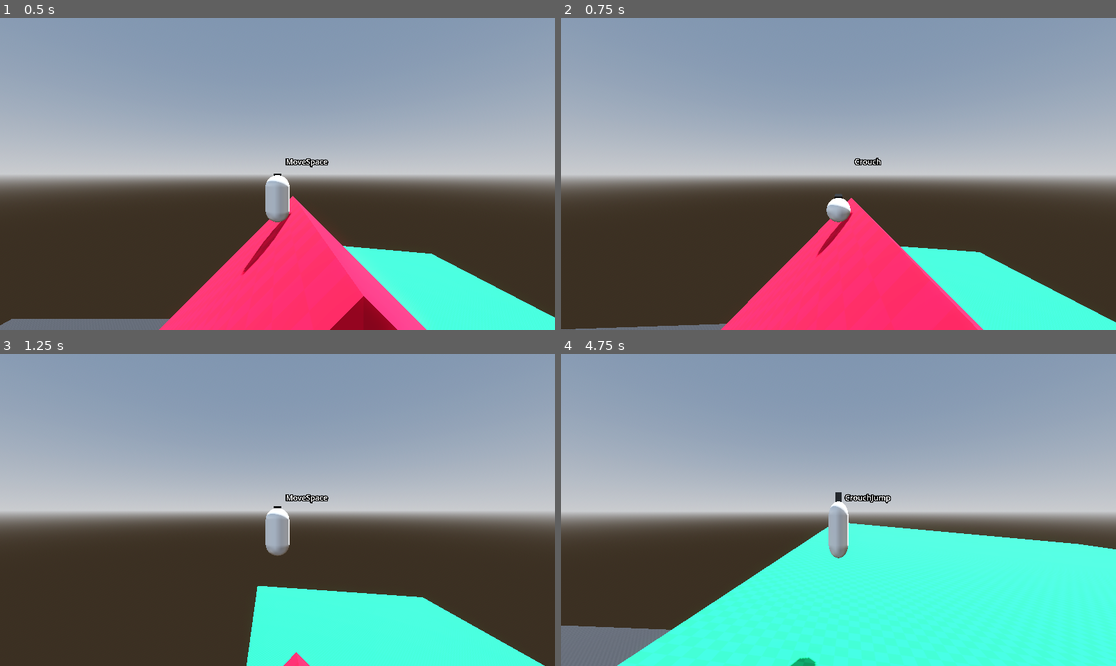
Above: before the commit, frames 1-4 (two rows, left to right).
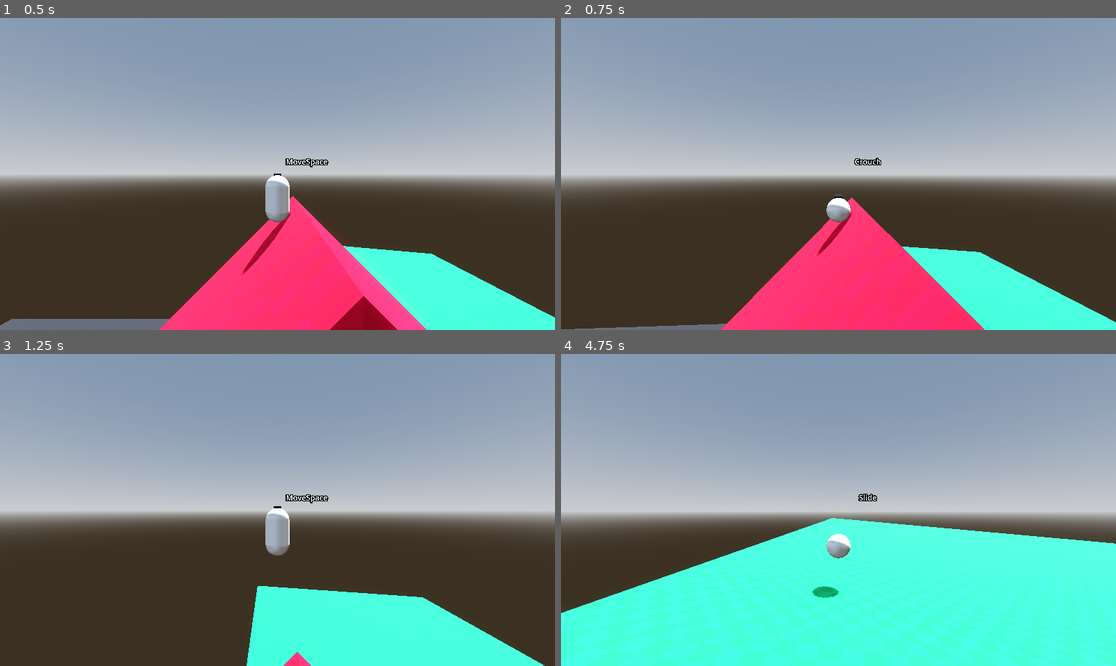
Above: after the commit, the same moments.

Repository: Gjosti/dev-sandbox
Game: Godot game, scene res://Levels/sandbox_level.tscn
The game is run twice, just before and just after one commit, with the same random seed, the same clock (stepped at 60 frames per second) and the same inputs.
Inputs (mouse positions are in pixels of both pictures, inside the frame that each line leads up to):
- Up to frame 1 (0.5 s): no input
- Up to frame 2 (0.75 s): move the mouse to (866, 174) at 0.52 s; hold W (move_forward) from 0.53 s (still down); hold Ctrl (crouch) from 0.53 s (still down); click (866, 174) at 0.67 s
- Up to frame 3 (1.25 s): keep holding W (move_forward); keep holding Ctrl (crouch); tap Space (jump) at 0.77 s
- Up to frame 4 (4.75 s): keep holding W (move_forward); move the mouse to (810, 510) at 1.27 s; release Ctrl (crouch) at 1.28 s; click (810, 510) at 1.35 s; tap Space (jump) at 1.52, 3.02, 3.77, 4.52 s; tap Ctrl (crouch) at 1.55, 3.05, 3.8, 4.55 s; move the mouse to (849, 503) at 2.02 s; hold Ctrl (crouch) 2.03-2.78 s; move the mouse to (832, 516) at 2.77 s; tap Shift (dash) at 2.85 s; click (832, 516) at 2.92 s; move the mouse to (877, 513) at 3.52 s; hold Mouse wheel down (scroll_backward) 3.53-4.28 s; move the mouse to (794, 506) at 4.27 s; tap Mouse wheel up (scroll_forward) at 4.35 s

Frame 1 is identical in both runs. In frame 2, 0.3% of the frame differs, in the area x 2-99%, y 57-100%; in frame 3, less than 0.1%; in frame 4, 8.4%, in the area x 0-100%, y 44-100%.
Error before the commit: Invalid access to property or key 'movement_speed' on a base object of type 'CharacterBody3D (Player)'. (res://Player/dash.gd:33)

Commit message:
organized/renamed som variables

Diff:
--- a/Player/player.gd
+++ b/Player/player.gd
@@ -3,7 +3,8 @@
 
 # Movement Settings
 @export_group("Movement Settings")
-@export var speed: float = 6.0
+@export var movement_speed: float = 6.0
+@export var crouch_movement_modifier: float
 @export var acceleration: float = 30
 @export var air_acceleration: float = 10.0
 @export var air_drag: float = 0.5
@@ -23,8 +24,9 @@
 # Signals
 signal velocity_current(current_velocity: Vector3) #The player node is emitting it's velocity for children nodes to use. such as crouch's slide function
 
-# State Variables
+# Variables
 var direction: Vector3 = Vector3.ZERO
+var horizontal_velocity: Vector3 = Vector3.ZERO
 
 # Node References
 @onready var player_mesh: Node3D = $RigPivot/Rig/CharacterRig/MeshInstance3D
@@ -71,31 +73,45 @@
 	if rig.is_dashing() or rig.is_sliding():
 		return
 	direction = get_camera_movement_direction()
+	horizontal_velocity = _get_horizontal_velocity()
+
 	if is_on_floor():
-		if direction != Vector3.ZERO:
-			velocity.x = move_toward(velocity.x, direction.x * speed, acceleration * delta)
-			velocity.z = move_toward(velocity.z, direction.z * speed, acceleration * delta)
-			var target_yaw = atan2(-direction.x, -direction.z)
-			rig_pivot.rotation.y = lerp_angle(rig_pivot.rotation.y, target_yaw, ground_turn_rate * delta)
-		else:
-			# Slow down to zero horizontal velocity based on friction when no movement direction input
-			velocity.z = move_toward(velocity.z, 0, ground_friction * delta)
-			velocity.x = move_toward(velocity.x, 0, ground_friction * delta)
+		horizontal_velocity = _apply_ground_movement(horizontal_velocity, delta)
 	else:
-		# Apply air drag while in air
-		velocity.x -= velocity.x * air_drag * delta
-		velocity.z -= velocity.z * air_drag * delta
+		horizontal_velocity = _apply_air_movement(horizontal_velocity, delta)
 
-		# Add acceleration in input direction
-		if direction != Vector3.ZERO:
-			var input_accel = direction * air_acceleration * delta
-			velocity.x += input_accel.x
-			velocity.z += input_accel.z
+	_set_horizontal_velocity(horizontal_velocity)
+	rig.update_animation_tree(direction)
 
-			var target_yaw = atan2(-direction.x, -direction.z)
-			rig_pivot.rotation.y = lerp_angle(rig_pivot.rotation.y, target_yaw, air_turn_face_rate * delta)
+# Helpers
+func _get_horizontal_velocity() -> Vector3:
+	return Vector3(velocity.x, 0, velocity.z)
 
-	rig.update_animation_tree(direction)
+func _set_horizontal_velocity(horizontal: Vector3) -> void:
+	velocity.x = horizontal.x
+	velocity.z = horizontal.z
+
+func _face_direction(rate: float, delta: float) -> void:
+	if direction == Vector3.ZERO:
+		return
+	var target_yaw := atan2(-direction.x, -direction.z)
+	rig_pivot.rotation.y = lerp_angle(rig_pivot.rotation.y, target_yaw, rate * delta)
+
+func _apply_ground_movement(horizontal: Vector3, delta: float) -> Vector3:
+	if direction != Vector3.ZERO:
+		var target := direction * movement_speed
+		horizontal = horizontal.move_toward(target, acceleration * delta)
+		_face_direction(ground_turn_rate, delta)
+	else:
+		horizontal = horizontal.move_toward(Vector3.ZERO, ground_friction * delta)
+	return horizontal
+
+func _apply_air_movement(horizontal: Vector3, delta: float) -> Vector3:
+	horizontal -= horizontal * air_drag * delta
+	if direction != Vector3.ZERO:
+		horizontal += direction * air_acceleration * delta
+		_face_direction(air_turn_face_rate, delta)
+	return horizontal
 
 # Input Handling
 func _unhandled_input(event: InputEvent) -> void:
